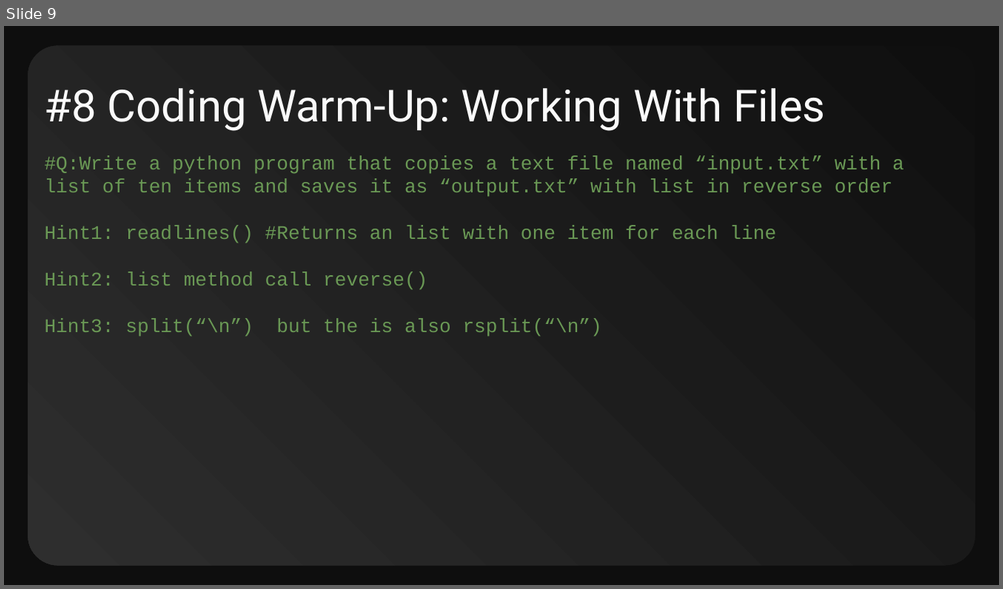
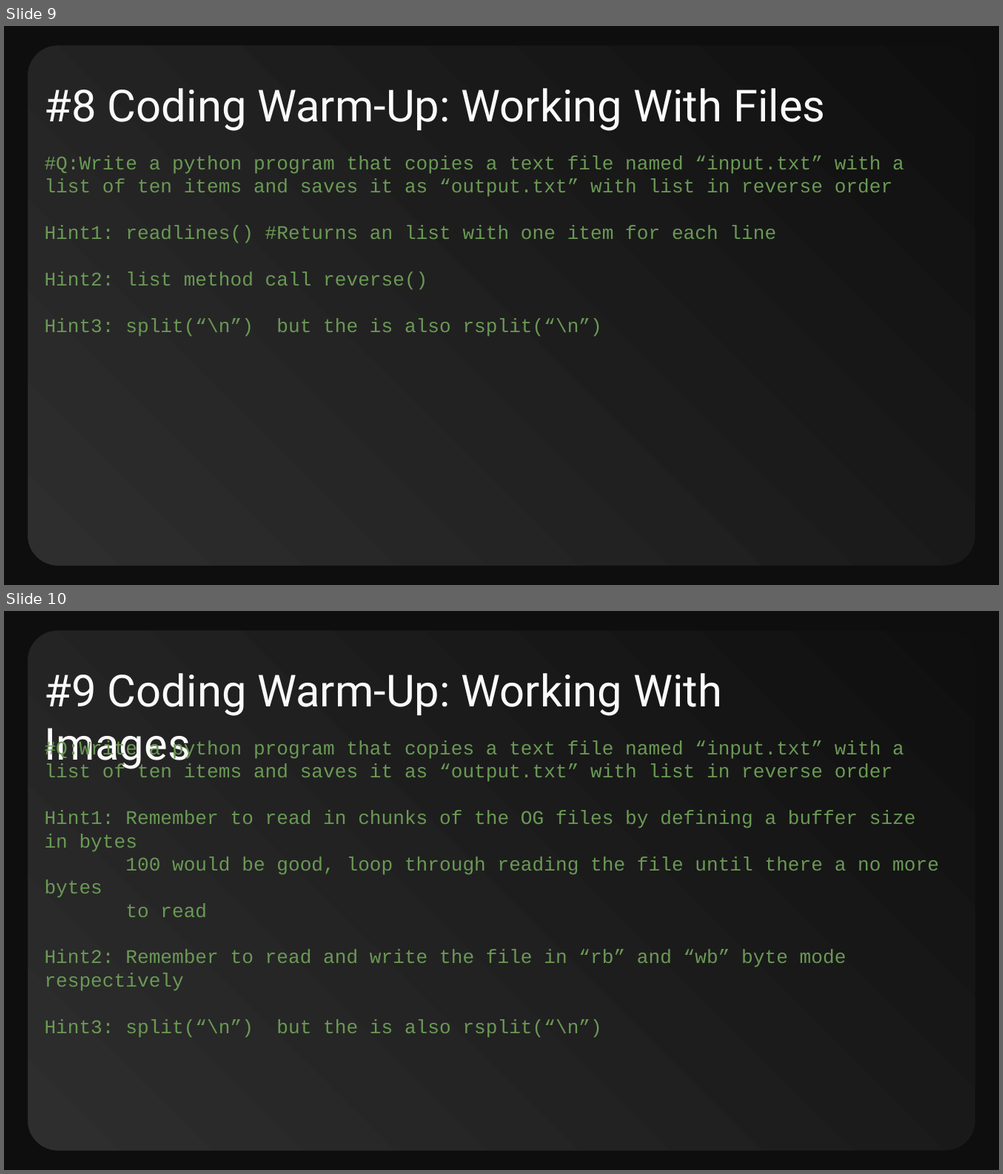
Before and after one commit to CompSci-110-LHHS/cs110classmain, a slide deck: 002_Course_Exercises/01_Warmup_Exercises/01_CS110_Warmup_Exercises.pptx. Shown one above the other, each under a label of ours: slide 9 before the commit, slides 9 and 10 after it. The pictures are 1003x589 and 1003x1174 pixels, drawn with LibreOffice and Linux fonts; fonts in the diff are those of the drawing. Boxes give left, top, right and bottom in pixels: in the first picture for what was removed or moved away, otherwise in the second. Text is boxed around its words. In the diff, an @@ line names an element or a change of style, - is before the commit and + after.

```diff
--- a/002_Course_Exercises/01_Warmup_Exercises/01_CS110_Warmup_Exercises.pptx
+++ b/002_Course_Exercises/01_Warmup_Exercises/01_CS110_Warmup_Exercises.pptx
@@ slide 10 added at <box>4,611,999,1170</box>, background #0E0E0E; not listed: 1 template element that a slide beside it also shows @@
@@ title added at <box>45,673,722,771</box>, 32 pt, text #FAFAFA @@
+#9 Coding Warm-Up: Working With Images
@@ text added at <box>45,741,939,1038</box>, 14 pt, text #6A9955 @@
+#Q:Write a python program that copies a text file named “input.txt” with a list of ten items and saves it as “output.txt” with list in reverse order
+Hint1: Remember to read in chunks of the OG files by defining a buffer size in bytes
+100 would be good, loop through reading the file until there a no more bytes
+to read
+Hint2: Remember to read and write the file in “rb” and “wb” byte mode respectively
+Hint3: split(“\n”) but the is also rsplit(“\n”)
```
Also in this commit, not shown: 1 other slide added, 5 other files.
